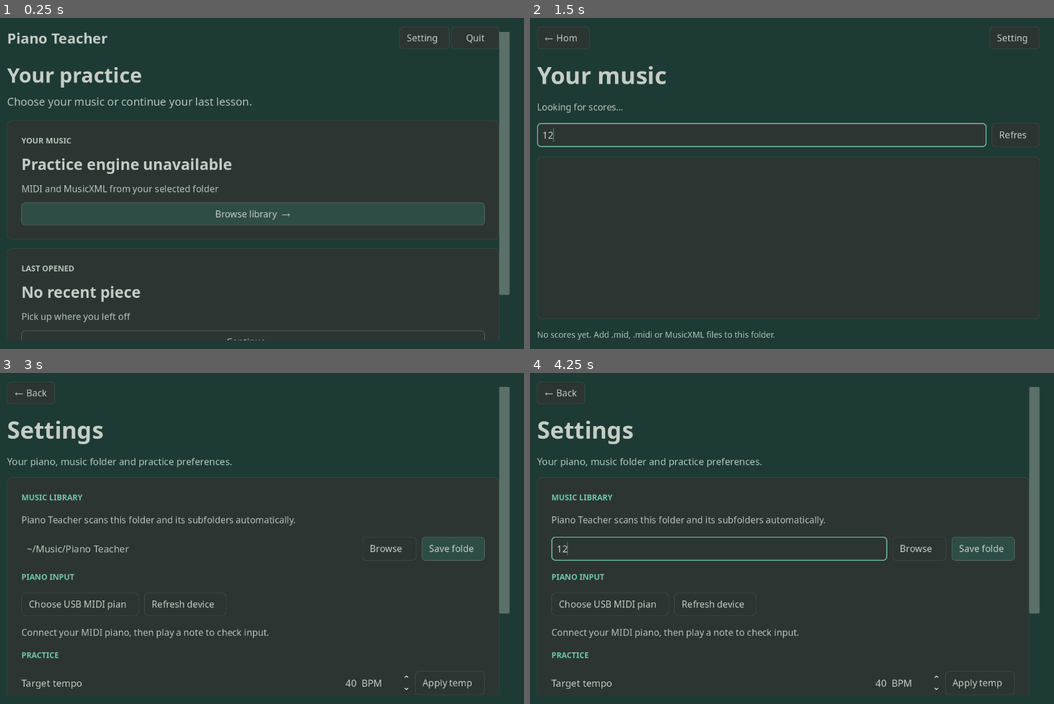
Above: before the commit, frames 1-4 (two rows, left to right).
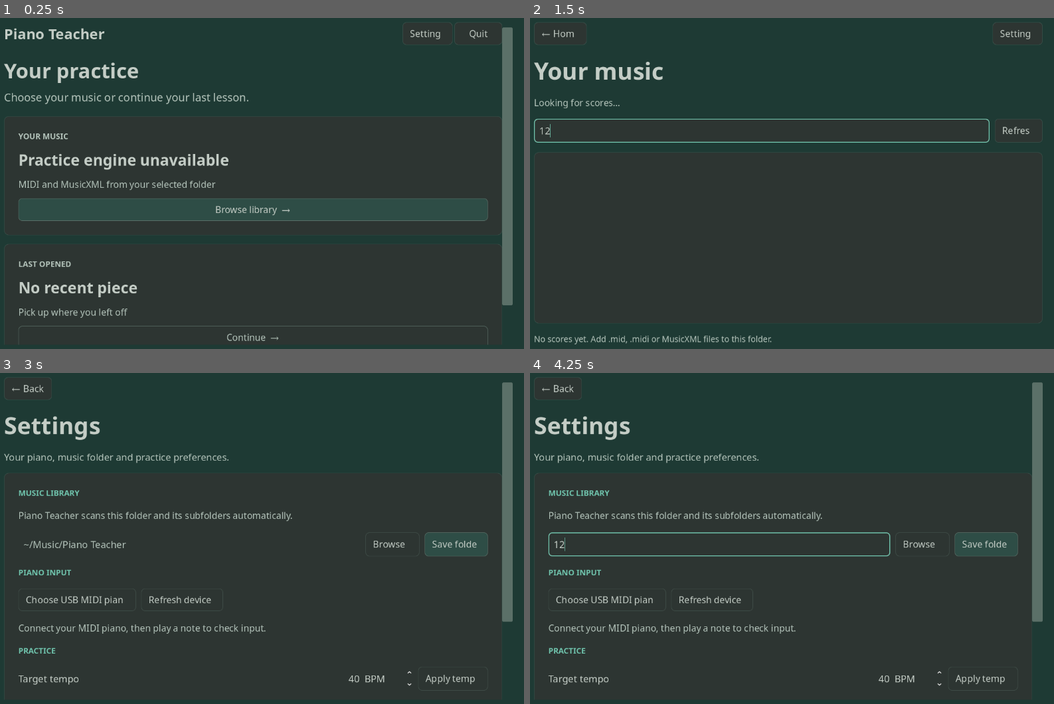
Above: after the commit, the same moments.

Repository: tpepels/piano_teacher
Game: Godot game, scene res://main.tscn
The game is run twice, just before and just after one commit, with the same random seed, the same clock (stepped at 60 frames per second) and the same inputs.
Inputs (mouse positions are in pixels of both pictures, inside the frame that each line leads up to):
- Up to frame 1 (0.25 s): no input
- Up to frame 2 (1.5 s): click "Browse library →" at 0.5 s; click (760, 133) at 1.27 s; type "12" at 1.35 s
- Up to frame 3 (3 s): click "← Home" at 2 s; click "Settings" at 2.75 s
- Up to frame 4 (4.25 s): click (718, 548) at 3.52 s; type "12" at 3.6 s

The runs differ from the first frame. In frame 1, 7.7% of the frame differs, in the area x 0-98%, y 1-99%; in frame 2, 3.4%; in frame 3, 6.0%; in frame 4, 6.7%.

Commit message:
Use wrapping toolbar and transport controls, improve text hierarchy and score space

Diff:
--- a/godot/main.gd
+++ b/godot/main.gd
@@ -26,7 +26,7 @@
 var page_margins: Array[MarginContainer] = []
 var folder_controls: BoxContainer
 var practice_settings_button: Button
-var practice_navigation: HBoxContainer
+var practice_navigation: HFlowContainer
 var practice_header: HBoxContainer
 var score_status_panel: CenterContainer
 var score_status_label: Label
@@ -111,10 +111,12 @@
 var stop_button: Button
 var lesson_info_label: Label
 var practice_progress: ProgressBar
-var practice_controls: GridContainer
+var practice_controls: HFlowContainer
 var hand_buttons: Dictionary = {}
 var device_pending := false
 var practice_layout_box: VBoxContainer
+var practice_score_panel: PanelContainer
+var practice_playback_banner: Label
 var score_margin_box: MarginContainer
 var hint_keyboard: Control
 var mode_choice: OptionButton
@@ -688,8 +690,10 @@
     practice_page.add_child(practice_layout)
     # Navigation and lesson metadata are separate rows. A long title or
     # small viewport must never squeeze BPM into a one-letter column.
-    practice_navigation = HBoxContainer.new()
-    practice_navigation.add_theme_constant_override("separation", 12)
+    practice_navigation = HFlowContainer.new()
+    practice_navigation.add_theme_constant_override("h_separation", 10)
+    practice_navigation.add_theme_constant_override("v_separation", 8)
+    practice_navigation.size_flags_horizontal = Control.SIZE_EXPAND_FILL
     practice_layout.add_child(practice_navigation)
     practice_navigation.add_child(_button("← Library", func(): _navigate("library")))
     mode_choice = OptionButton.new()
@@ -712,7 +716,6 @@
     hints_toggle.tooltip_text = "Keep key hints visible while learning notes"
     hints_toggle.toggled.connect(func(enabled: bool): _send_action({"action":"hints", "enabled":enabled}))
     practice_navigation.add_child(hints_toggle)
-    practice_navigation.add_child(_space())
     practice_navigation.add_child(_button("Lesson path", func(): _navigate("lesson")))
     practice_settings_button = _button("Settings", func(): _navigate("settings"))
     practice_navigation.add_child(practice_settings_button)
@@ -744,9 +747,11 @@
     hand_label.autowrap_mode = TextServer.AUTOWRAP_OFF
     hand_label.horizontal_alignment = HORIZONTAL_ALIGNMENT_RIGHT
     tempo.add_child(hand_label)
-    lesson_info_label = _label("", 14, INK)
+    lesson_info_label = _label("", 17, INK)
+    lesson_info_label.autowrap_mode = TextServer.AUTOWRAP_WORD_SMART
     practice_layout.add_child(lesson_info_label)
     var score_panel := _card()
+    practice_score_panel = score_panel
     score_panel.size_flags_vertical = Control.SIZE_EXPAND_FILL
     practice_layout.add_child(score_panel)
     var score_margin := _card_body(score_panel, 26)
@@ -756,7 +761,7 @@
     score_margin.add_child(score_region)
     var score_area := Control.new()
     score_area.size_flags_vertical = Control.SIZE_EXPAND_FILL
-    score_area.custom_minimum_size = Vector2(0, 170)
+    score_area.custom_minimum_size = Vector2(0, 210)
     score_region.add_child(score_area)
     score_frame = score_area
     score_frame.clip_contents = true
@@ -807,7 +812,7 @@
     practice_progress = ProgressBar.new()
     practice_progress.show_percentage = false
     practice_progress.max_value = 1.0
-    practice_progress.custom_minimum_size = Vector2(0, 5)
+    practice_progress.custom_minimum_size = Vector2(0, 9)
     practice_progress.add_theme_stylebox_override("background", Design.surface(Design.PANEL, 3))
     practice_progress.add_theme_stylebox_override("fill", Design.surface(Design.SAGE, 3))
     (practice_progress.get_theme_stylebox("background") as StyleBoxFlat).set_content_margin_all(0)
@@ -816,10 +821,10 @@
     var information := VBoxContainer.new()
     information.add_theme_constant_override("separation", 4)
     practice_layout.add_child(information)
-    progress_label = _label("", 14, MUTED)
+    progress_label = _label("", 17, INK)
     progress_label.autowrap_mode = TextServer.AUTOWRAP_OFF
     information.add_child(progress_label)
-    feedback_label = _label("Ready", 14, MUTED)
+    feedback_label = _label("Ready", 17, MUTED)
     feedback_label.autowrap_mode = TextServer.AUTOWRAP_WORD_SMART
     feedback_label.size_flags_horizontal = Control.SIZE_EXPAND_FILL
     information.add_child(feedback_label)
@@ -830,24 +835,25 @@
     performance_review.add_child(performance_text)
     weak_button = _button("Practice weakest section", func(): _send_action({"action":"practice_weak"}))
     performance_review.add_child(weak_button)
-    var controls_center := CenterContainer.new()
-    practice_layout.add_child(controls_center)
-    var controls := GridContainer.new()
+    # Flow containers wrap whole readable buttons instead of clipping labels
+    # when the practice window is narrow or the user uses larger UI fonts.
+    var controls := HFlowContainer.new()
     practice_controls = controls
-    controls.columns = 5
+    controls.size_flags_horizontal = Control.SIZE_EXPAND_FILL
+    controls.alignment = FlowContainer.ALIGNMENT_CENTER
     controls.add_theme_constant_override("h_separation", 12)
-    controls.add_theme_constant_override("v_separation", 8)
-    controls_center.add_child(controls)
-    controls.add_child(_button("← Previous", func(): _send_action({"action": "previous"})))
+    controls.add_theme_constant_override("v_separation", 9)
+    practice_layout.add_child(controls)
+    controls.add_child(_button("Previous", func(): _send_action({"action": "previous"})))
     start_button = _button("Start  ·  Space", _toggle_playing, true)
-    start_button.custom_minimum_size = Vector2(148, 53)
+    start_button.custom_minimum_size = Vector2(174 * ui_scale, 56 * ui_scale)
     controls.add_child(start_button)
     stop_button = _button("Stop", func(): _send_action({"action": "stop"}))
     stop_button.tooltip_text = "End this attempt · S"
     stop_button.disabled = true
     controls.add_child(stop_button)
     controls.add_child(_button("Restart", _restart_practice))
-    controls.add_child(_button("Next →", func(): _send_action({"action": "next"})))
+    controls.add_child(_button("Next", func(): _send_action({"action": "next"})))
     _build_lesson_screen()
 
     folder_dialog = FileDialog.new()
@@ -878,51 +884,61 @@
     _resize_ui_fonts(self)
     if hint_keyboard != null:
         hint_keyboard.set_ui_scale(ui_scale)
-    # Fit smaller laptops and high-DPI/scaled fullscreen windows. Fixed-size
-    # cards and long labels previously forced the right edge off-screen.
     var width: float = size.x
-    var margin: int = int(round(float(56 if width >= 1550 else 32 if width >= 1100 else 16) * ui_scale))
+    var compact: bool = size.y < 750.0
+    # Leave sufficient space for score, keyboard, and transport at all sizes.
+    # Margins are not multiplied twice by UI scale.
+    var margin: int = 26 if width >= 1100.0 else 14
     for panel in page_margins:
         panel.add_theme_constant_override("margin_left", margin)
         panel.add_theme_constant_override("margin_right", margin)
-        panel.add_theme_constant_override("margin_top", int(round(float(28 if width >= 900 else 14) * ui_scale)))
-        panel.add_theme_constant_override("margin_bottom", int(round(float(28 if width >= 900 else 14) * ui_scale)))
+        panel.add_theme_constant_override("margin_top", 14 if compact else 19)
+        panel.add_theme_constant_override("margin_bottom", 14 if compact else 19)
     if home_cards != null:
         home_cards.vertical = width < 1380
     if folder_controls != null:
         folder_controls.vertical = width < 1000
-    if practice_header != null:
-        practice_header.add_theme_constant_override("separation", 12 if width < 850 else 20)
-        practice_navigation.add_theme_constant_override("separation", 6 if width < 900 else 12)
-        for child in practice_navigation.get_children():
-            if child is Button:
-                var font_size := _ui_font(13 if width < 900 else 15)
-                child.add_theme_font_size_override("font_size", font_size)
-                if child == mode_choice:
-                    child.custom_minimum_size.x = 220 * ui_scale
-                elif child is CheckButton:
-                    child.custom_minimum_size.x = 75
-                else:
-                    child.custom_minimum_size.x = child.get_theme_font("font").get_string_size(child.text, HORIZONTAL_ALIGNMENT_LEFT, -1, font_size).x + 38
+    if practice_header == null:
+        return
+    practice_header.add_theme_constant_override("separation", 16)
+    practice_navigation.add_theme_constant_override("h_separation", 10 if width >= 1000.0 else 7)
+    practice_navigation.add_theme_constant_override("v_separation", 7)
     if mode_choice != null:
         mode_choice.add_theme_font_size_override("font_size", _ui_font(15))
+        mode_choice.custom_minimum_size = Vector2(minf(235.0, maxf(170.0, width * 0.22)), 50.0)
     if hints_toggle != null:
         hints_toggle.add_theme_font_size_override("font_size", _ui_font(15))
+    for child in practice_navigation.get_children():
+        if child is Button and child != mode_choice and child != hints_toggle:
+            var button := child as Button
+            var font_size := _ui_font(15)
+            button.add_theme_font_size_override("font_size", font_size)
+            var measured: float = button.get_theme_font("font").get_string_size(
+                button.text, HORIZONTAL_ALIGNMENT_LEFT, -1, font_size).x
+            button.custom_minimum_size = Vector2(maxf(110.0, measured + 36.0), 50.0)
+            button.clip_text = false
     if practice_controls != null:
-        practice_controls.columns = 3 if width < 700 else 5
-        var compact := size.y < 720.0
-        practice_layout_box.add_theme_constant_override("separation", int(round(float(9 if compact else 19) * ui_scale)))
-        score_frame.custom_minimum_size.y = (140 if compact else 170) * ui_scale
+        practice_layout_box.add_theme_constant_override("separation", 10 if compact else 14)
+        score_frame.custom_minimum_size.y = 170 if compact else 220
         for side in ["left", "right", "top", "bottom"]:
-            score_margin_box.add_theme_constant_override("margin_" + side, int(round(float(10 if compact else 26) * ui_scale)))
+            score_margin_box.add_theme_constant_override("margin_" + side, 12 if compact else 20)
         for child in practice_controls.get_children():
             if child is Button:
-                var control_width := 148 if child == start_button else 112
-                if width >= 900:
-                    control_width = 180 if child == start_button else 140
-                child.custom_minimum_size = Vector2(control_width, 42 if compact else 52) * ui_scale
-                child.add_theme_font_size_override("font_size", _ui_font(13 if width < 900 else 15))
-        title_label.add_theme_font_size_override("font_size", _ui_font(22 if width < 900 else 27))
+                var button := child as Button
+                var font_size := _ui_font(15)
+                button.add_theme_font_size_override("font_size", font_size)
+                var measured: float = button.get_theme_font("font").get_string_size(
+                    button.text, HORIZONTAL_ALIGNMENT_LEFT, -1, font_size).x
+                button.custom_minimum_size = Vector2(
+                    maxf(132.0, measured + 38.0), 51.0 if compact else 57.0)
+                button.clip_text = false
+        title_label.add_theme_font_size_override("font_size", _ui_font(25))
+        passage_label.add_theme_font_size_override("font_size", _ui_font(15))
+        speed_label.add_theme_font_size_override("font_size", _ui_font(19))
+        hand_label.add_theme_font_size_override("font_size", _ui_font(15))
+        progress_label.add_theme_font_size_override("font_size", _ui_font(16))
+        feedback_label.add_theme_font_size_override("font_size", _ui_font(17))
+        lesson_info_label.add_theme_font_size_override("font_size", _ui_font(16))
 
 func _build_lesson_screen() -> void:
     var page := _screen("Lesson")
@@ -1425,6 +1441,7 @@
     # Keep Practice selectable after Listen, or the learner would get stuck
     # in demonstration mode until reopening the warm-up from the library.
     mode_choice.disabled = false
+    hints_toggle.visible = learning
     hints_toggle.disabled = not learning or str(parsed.get("phase", "")) == "loading"
     hints_toggle.set_pressed_no_signal(bool(parsed.get("hints_enabled", false)))
     if learning:
